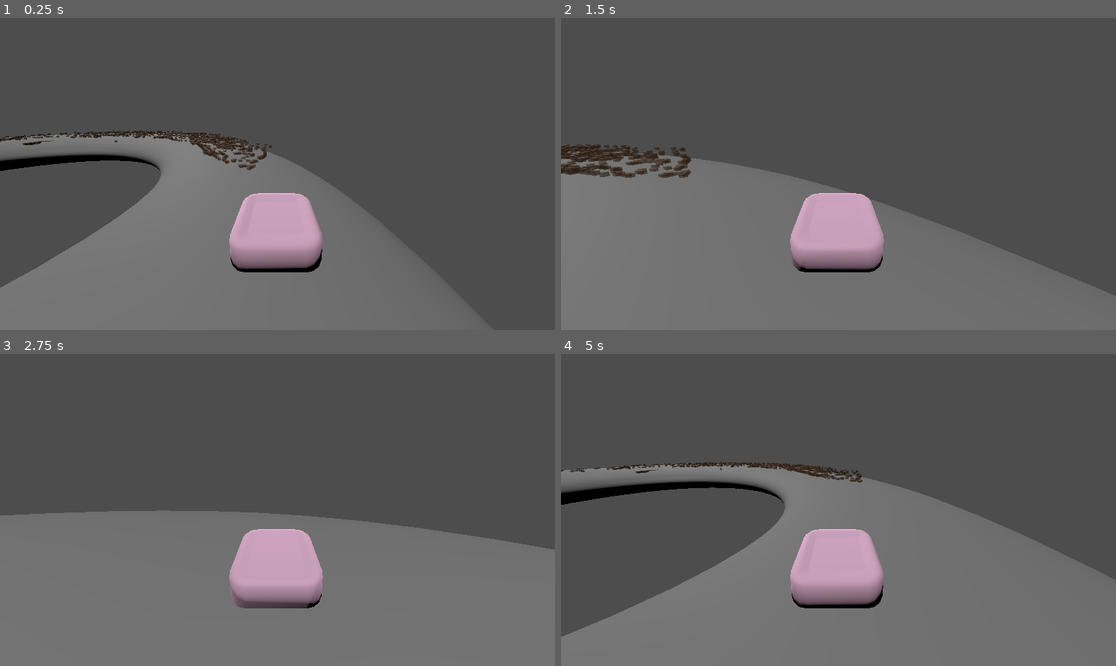
Above: before the commit, frames 1-4 (two rows, left to right).
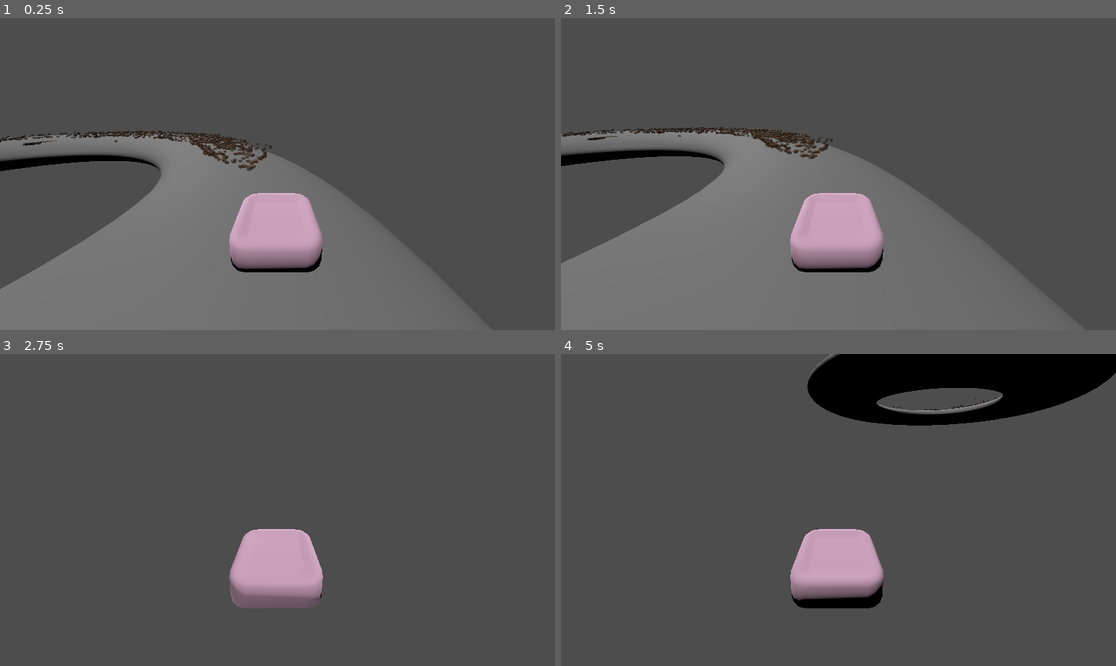
Above: after the commit, the same moments.

Repository: cg2713/BubbleRush
Game: Godot game, scene res://playable_test_level.tscn
The game is run twice, just before and just after one commit, with the same random seed, the same clock (stepped at 60 frames per second) and the same inputs.
Inputs:
- Up to frame 1 (0.25 s): no input
- Up to frame 2 (1.5 s): hold Right (ui_right) 0.53-1.28 s; hold Down (ui_down) from 1.28 s (still down)
- Up to frame 3 (2.75 s): release Down (ui_down) at 2.03 s; hold Right (ui_right) from 2.03 s (still down)
- Up to frame 4 (5 s): release Right (ui_right) at 2.78 s; hold Up (ui_up) 2.78-3.53 s; hold Left (ui_left) from 3.53 s (still down)

The runs differ from the first frame. In frame 1, 0.5% of the frame differs, in the area x 0-57%, y 36-87%; in frame 2, 14%; in frame 3, 43%; in frame 4, 49%, in the area x 0-100%, y 0-100%.

Commit message:
Re-built car tweaks
Please do not override these changes again!!

Diff:
--- a/bubblerush/car.gd
+++ b/bubblerush/car.gd
@@ -2,7 +2,7 @@
 class_name car
 
 
-const SPEED = 5.0
+const SPEED = 25.0
 
 
 func _physics_process(delta: float) -> void:
@@ -15,10 +15,12 @@
 	# As good practice, you should replace UI actions with custom gameplay actions.
 	var input_dir := Input.get_vector("ui_left", "ui_right", "ui_up", "ui_down")
 	#print(input_dir.y)
-	rotate_y(-input_dir.x * delta)
+	var currentVelocity = velocity.length()
+	rotate_y(-input_dir.x * delta * currentVelocity/4)
 	velocity += transform.basis.z * input_dir.y * SPEED * delta
-	velocity.z *= 1 - delta
-	#print(velocity.z)
+	velocity += transform.basis.x * input_dir.x * (SPEED/3) * delta * (currentVelocity/4)
+	velocity *= 1 - delta * 1.2
+	print(velocity.z)
 	move_and_slide()
 
 
Not shown: 1 places in bubblerush/car.tscn that only renumber resources
